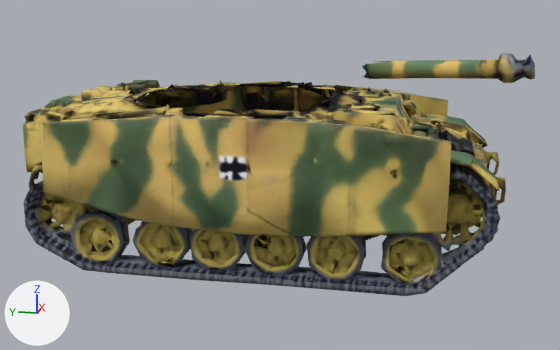
Renders of the OBJ model unity/Assets/_Game/Resources/Models/pz4_hull.obj from each side of a commit.
Rendered twice from a 50 mm camera at (-9.53, -2.61, 1.38) aimed at (0.06, -0.69, -1.02). Arrows for +X, +Y and +Z are at lower left; the lights stay in place. The older version comes first. Where no turn or scale is listed for an object, it has been applied to the vertices. Vertices at exactly the same position are counted once.

Names of what the first picture shows: 'pz4_hull'.
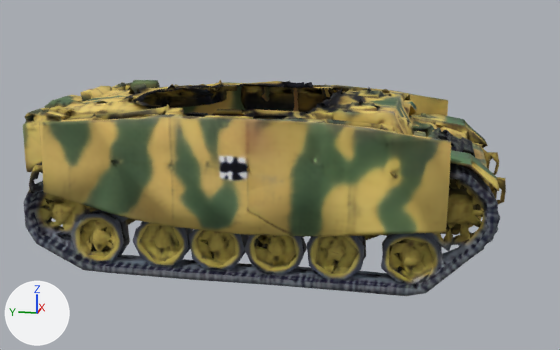
Changed parts and their boxes (x1, y1, x2, y2) in the pictures (560 x 350 px):
'pz4_hull', reshaped (11% shorter): before (23, 53, 535, 296); after (23, 80, 506, 296)
part 1 of me_pz4_hull, deleted: before (362, 53, 535, 83)

The edits, one by one:
me_pz4_hull is used by ob_pz4_hull; location (0.0, 0.0, 0.0).
me_pz4_hull had 8373 vertices, 18317 faces and spanned x -1.44..1.74, y -3.67..2.23, z -2.02..0.65.
me_pz4_hull now has 8317 vertices, 18241 faces and spans x -1.44..1.74, y -3.49..2.23, z -2.02..0.07.
me_pz4_hull part 1: the loose piece of 56 vertices spanning x -0.86..0.04, y -3.67..-1.73, z 0.26..0.65 is deleted.
